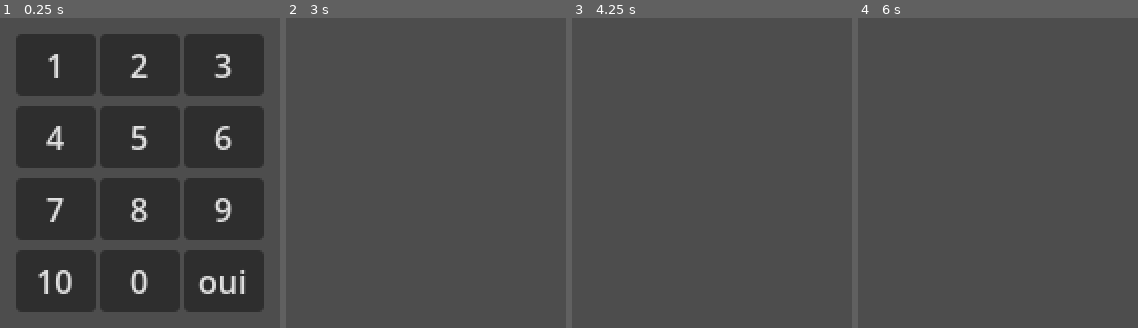
Above: before the commit, frames 1-4 (left to right).
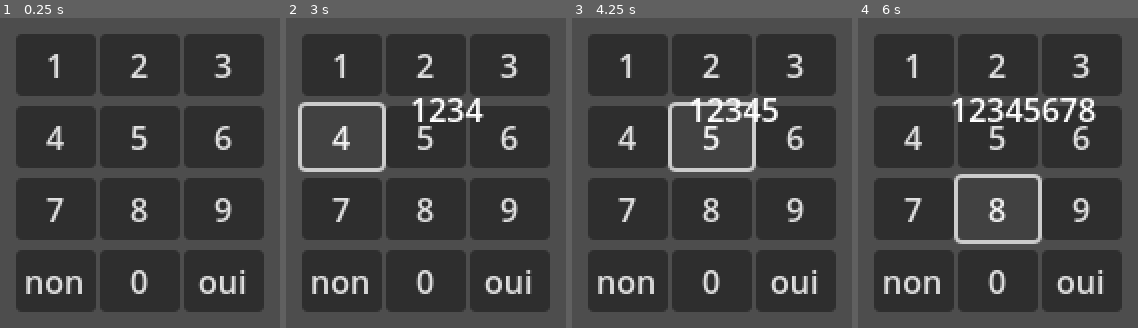
Above: after the commit, the same moments.

Repository: anaslqdkd/LITL
Game: Godot game, scene res://src/Interactions/keypad/keypad.tscn
Two runs of this game, one before a commit and one after it. Both use one fixed random seed, a clock stepped at 60 frames per second and the inputs below. This scene is started directly instead of the project's main scene.
Inputs (mouse positions are in pixels of both pictures, inside the frame that each line leads up to):
- Up to frame 1 (0.25 s): no input
- Up to frame 2 (3 s): click "1" at 0.5 s; click "2" at 1.25 s; click "3" at 2 s; click "4" at 2.75 s
- Up to frame 3 (4.25 s): click (712, 135) at 3.5 s, where only the run after the commit has a clickable "5"
- Up to frame 4 (6 s): click (1082, 135) at 4.25 s, where only the run after the commit has a clickable "6"; click (914, 210) at 5 s, where only the run after the commit has a clickable "7"; click (998, 210) at 5.75 s, where only the run after the commit has a clickable "8"

The runs differ from the first frame. In frame 1, 0.8% of the frame differs, in the area x 9-30%, y 81-90%; in frame 2, 63%; in frame 3, 64%, in the area x 5-95%, y 5-95%; in frame 4, 64%.

Commit message:
submit button for the keypad + next indicator for dialog box

Diff:
--- a/src/Interactions/dialog_box.gd
+++ b/src/Interactions/dialog_box.gd
@@ -8,6 +8,8 @@
 
 var dialog_index = 0
 var finished = false
+
+@onready var next_label = $labelNext
 
 func _ready() -> void:
 	load_dialog()
@@ -25,6 +27,9 @@
 		tween.tween_property($RichTextLabel, "visible_ratio", 1.0, 2.0).set_trans(Tween.TRANS_LINEAR).set_ease(Tween.EASE_IN_OUT)
 		tween.finished.connect(func(): finished = true)
 		# TODO: une fonction pour évaluer la durée en fonction de la longueur du texte
+		if dialog_index == dialog.size() - 1:
+			next_label.text = ""
+
 
 	else:
 		queue_free()
--- a/src/Interactions/dialog_box.tscn
+++ b/src/Interactions/dialog_box.tscn
@@ -14,6 +14,8 @@
 offset_top = -192.2
 offset_right = 250.8
 offset_bottom = -0.200012
+grow_horizontal = 2
+grow_vertical = 2
 script = ExtResource("1_wqky5")
 metadata/_edit_group_ = true
 
@@ -52,3 +54,12 @@
 anchor_bottom = 1.0
 grow_horizontal = 2
 grow_vertical = 2
+
+[node name="labelNext" type="Label" parent="."]
+layout_mode = 0
+offset_left = 400.0
+offset_top = 100.0
+offset_right = 432.0
+offset_bottom = 123.0
+theme_override_colors/font_color = Color(0, 0, 0.843137, 1)
+text = "next"
--- a/src/Interactions/keypad/keypad.gd
+++ b/src/Interactions/keypad/keypad.gd
@@ -10,6 +10,8 @@
 signal on_correct_password
 signal on_wrong_password
 
+@onready var submit_button = $numbers/submitButton
+
 
 # Called when the node enters the scene tree for the first time.
 func _ready() -> void:
@@ -20,6 +22,7 @@
 	code_label.text = ""
 	self.connect("on_correct_password", Callable(self, "_on_password_correct"))
 	self.connect("on_wrong_password", Callable(self, "_on_password_wrong"))
+	submit_button.connect("pressed", Callable(self, "_on_submit_button_pressed"))
 
 
 
@@ -30,25 +33,31 @@
 
 
 func on_button_interact(value):
-	password += str(value)
-	code_label.text += str(value)
+	if value in ["1", "2", "3", "4", "5", "6", "7", "8", "9", "0"]:
+		password += str(value)
+		code_label.text += str(value)
+	if value == "non":
+		if password.length() > 0:
+			password = password.substr(0, password.length() - 1)
+			code_label.text = code_label.text.substr(0, code_label.text.length() - 1)
 
-	if password.length() == correct_password.length():
-		if password == correct_password:
-			emit_signal("on_correct_password", password)
-		else:
-			emit_signal("on_wrong_password", password)
 	emit_signal("on_keypad_press", password)
 	print("Password: " + password)
 
 func _on_password_correct(password):
 	#FIXME: à voir ce qui se passe lorsque la porte est ouverte
-	code_label.text = "buu"
+	code_label.text = "access granted!"
 	print("the correct password was entered")
 	self.queue_free()
 
 func _on_password_wrong(password):
 	self.password = ""
 	code_label.text = ""
+	print("incorrect password!")
 
-	print("incorrect password!")
+func _on_submit_button_pressed():
+	if password == correct_password:
+		emit_signal("on_correct_password", password)
+	else:
+		emit_signal("on_wrong_password", password)
+	print("the button submit was pressed")
--- a/src/Interactions/keypad/keypad.tscn
+++ b/src/Interactions/keypad/keypad.tscn
@@ -111,7 +111,7 @@
 layout_mode = 2
 size_flags_horizontal = 4
 size_flags_vertical = 4
-text = "10"
+text = "non"
 script = ExtResource("1_8h3oj")
 
 [node name="0" type="Button" parent="numbers"]
@@ -122,7 +122,7 @@
 text = "0"
 script = ExtResource("1_8h3oj")
 
-[node name="oui" type="Button" parent="numbers"]
+[node name="submitButton" type="Button" parent="numbers"]
 custom_minimum_size = Vector2(40, 0)
 layout_mode = 2
 size_flags_horizontal = 4
@@ -154,4 +154,4 @@
 [connection signal="pressed" from="numbers/9" to="numbers/9" method="_on_pressed"]
 [connection signal="pressed" from="numbers/non" to="numbers/non" method="_on_pressed"]
 [connection signal="pressed" from="numbers/0" to="numbers/0" method="_on_pressed"]
-[connection signal="pressed" from="numbers/oui" to="numbers/oui" method="_on_pressed"]
+[connection signal="pressed" from="numbers/submitButton" to="numbers/submitButton" method="_on_pressed"]
--- a/src/Interactions/keypad/keypadButton.gd
+++ b/src/Interactions/keypad/keypadButton.gd
@@ -1,4 +1,3 @@
-
 extends Button
 
 signal on_interact
--- a/src/levels/door.gd
+++ b/src/levels/door.gd
@@ -1,11 +1,15 @@
 extends Interactable
 
 
+var keypad_instance = null
+
 func _on_interacted() -> void:
 	# par exemple
+	if self.keypad_instance:
+		return
 	var keypad_scene = load("res://src/Interactions/keypad/keypad.tscn")
 	if not keypad_scene:
 		print("Error: Failed to load keypad scene")
 
-	var keypad_instance = keypad_scene.instantiate()
+	self.keypad_instance = keypad_scene.instantiate()
 	add_child(keypad_instance)
